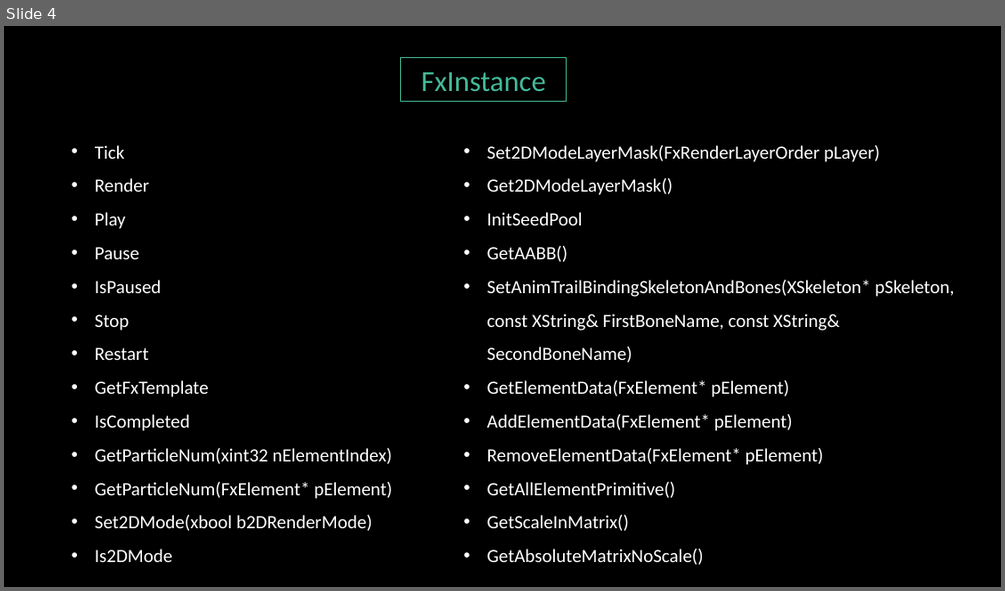
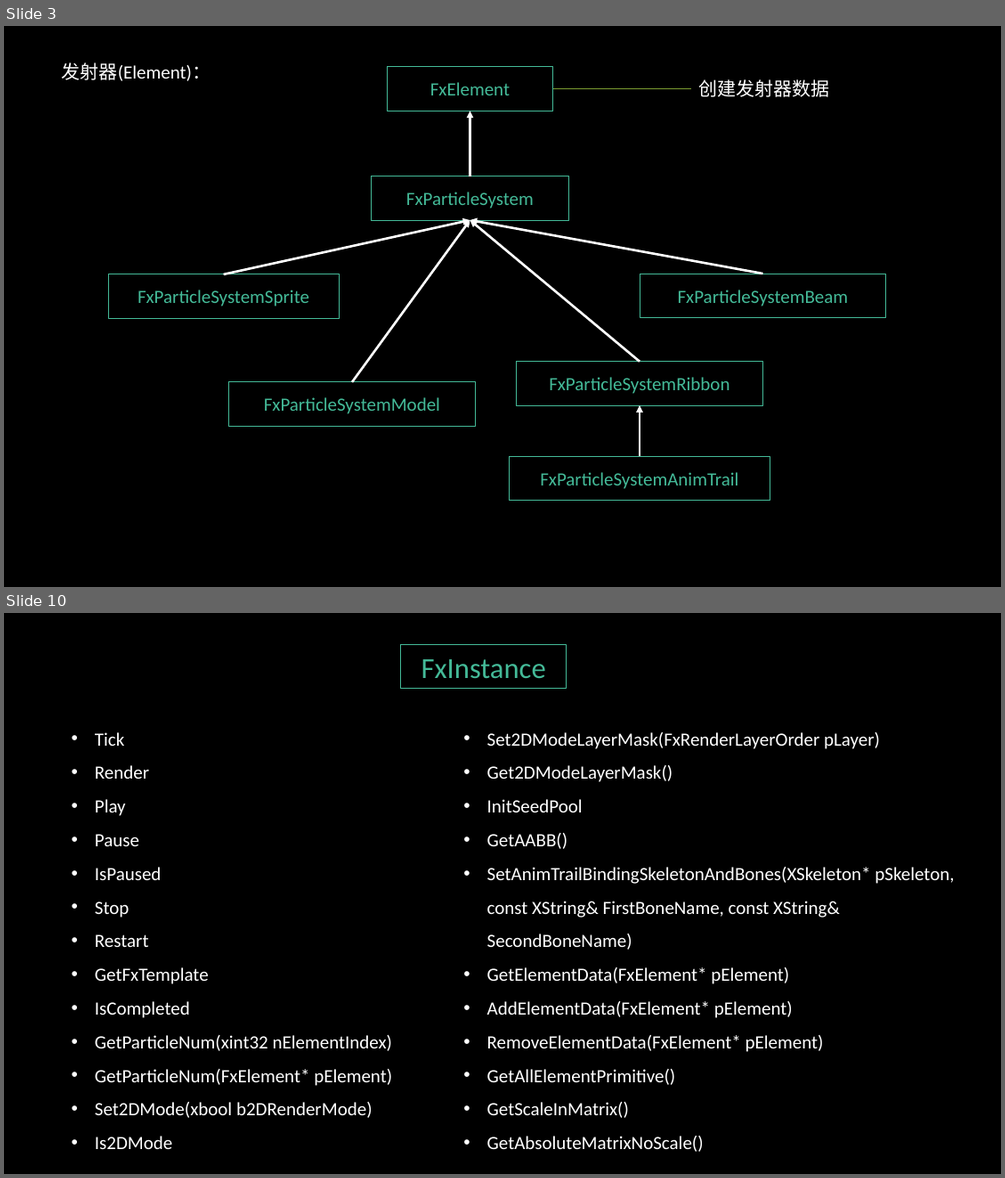
Before and after one commit to greatwallgoogle/Learnings, a slide deck: engine/粒子系统/Particle.pptx. Shown one above the other, each under a label of ours: slide 4 before the commit, slides 3 and 10 after it; the slides between them are not shown. The pictures are 1005x591 and 1005x1178 pixels, drawn with LibreOffice and Linux fonts; fonts in the diff are those of the drawing; background and template pictures are left out. Boxes give left, top, right and bottom in pixels: in the first picture for what was removed or moved away, otherwise in the second. Text is boxed around its words. In the diff, an @@ line names an element or a change of style, - is before the commit and + after.

```diff
--- a/engine/粒子系统/Particle.pptx
+++ b/engine/粒子系统/Particle.pptx
@@ slide 3 added at box(4, 26, 1001, 587), background picture (left out) @@
@@ text added at box(62, 62, 210, 81), 18 pt, text #FFFFFF @@
+发射器(Element)：
@@ rectangle added at box(387, 66, 553, 111), outline #44BA98 0.75 pt, 18 pt, text #44BA98 @@
+FxElement
@@ line added from (553, 89) to (691, 89), #7B9D32 0.75 pt @@
@@ text added at box(698, 79, 829, 97), 18 pt, text #FFFFFF @@
+创建发射器数据
@@ arrow added from (469, 176) to (469, 111), #FFFFFF 2.25 pt @@
@@ rectangle added at box(372, 176, 568, 220), outline #44BA98 0.75 pt, 18 pt, text #44BA98 @@
+FxParticleSystem
@@ arrow added from (224, 274) to (469, 220), #FFFFFF 2.25 pt @@
@@ arrow added from (352, 382) to (469, 220), #FFFFFF 2.25 pt @@
@@ arrow added from (639, 362) to (469, 220), #FFFFFF 2.25 pt @@
@@ arrow added from (763, 273) to (469, 220), #FFFFFF 2.25 pt @@
@@ rectangle added at box(108, 274, 339, 319), outline #44BA98 0.75 pt, 18 pt, text #44BA98 @@
+FxParticleSystemSprite
@@ rectangle added at box(639, 273, 886, 318), outline #44BA98 0.75 pt, 18 pt, text #44BA98 @@
+FxParticleSystemBeam
@@ rectangle added at box(517, 362, 763, 406), outline #44BA98 0.75 pt, 18 pt, text #44BA98 @@
+FxParticleSystemRibbon
@@ rectangle added at box(229, 382, 476, 426), outline #44BA98 0.75 pt, 18 pt, text #44BA98 @@
+FxParticleSystemModel
@@ arrow added from (639, 456) to (639, 405), #FFFFFF 2.25 pt @@
@@ rectangle added at box(509, 456, 769, 500), outline #44BA98 0.75 pt, 18 pt, text #44BA98 @@
+FxParticleSystemAnimTrail
@@ what was slide 4 is now slide 10 @@
```
Also in this commit, not shown: 3 slides changed, 5 other slides added.
